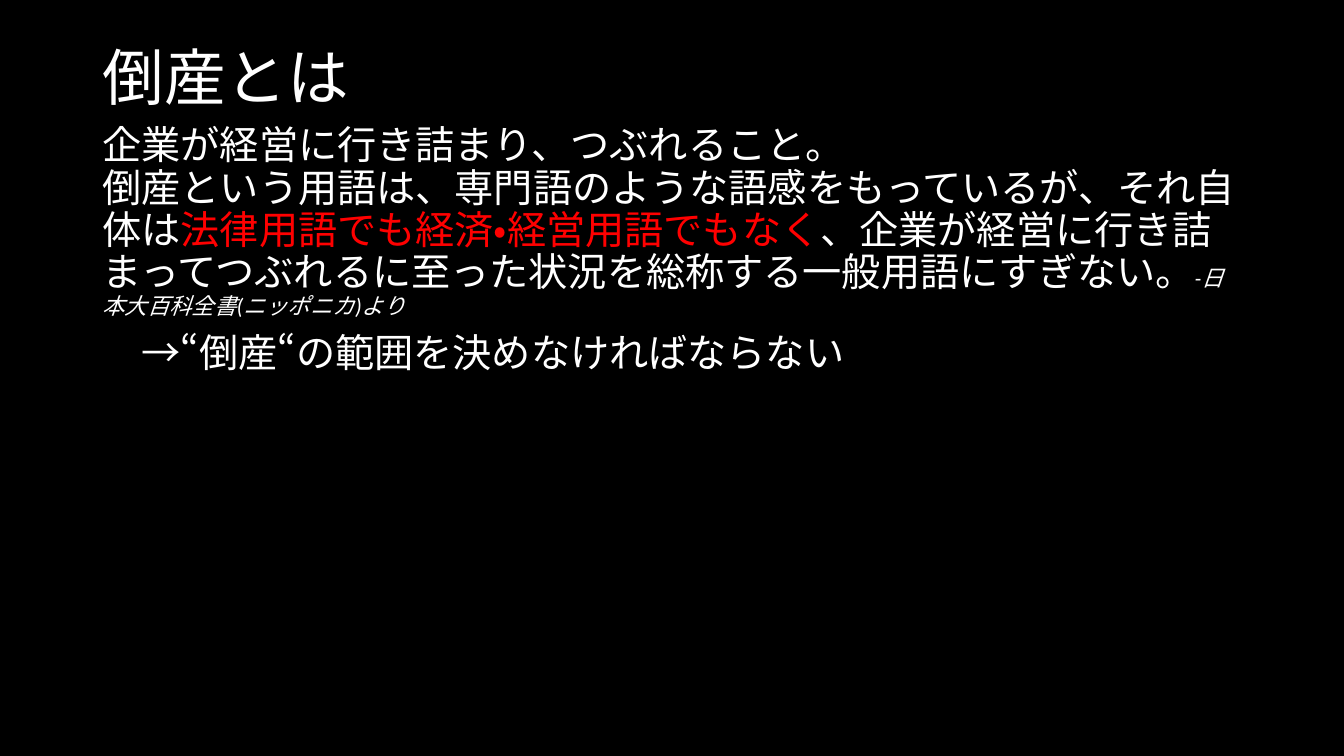
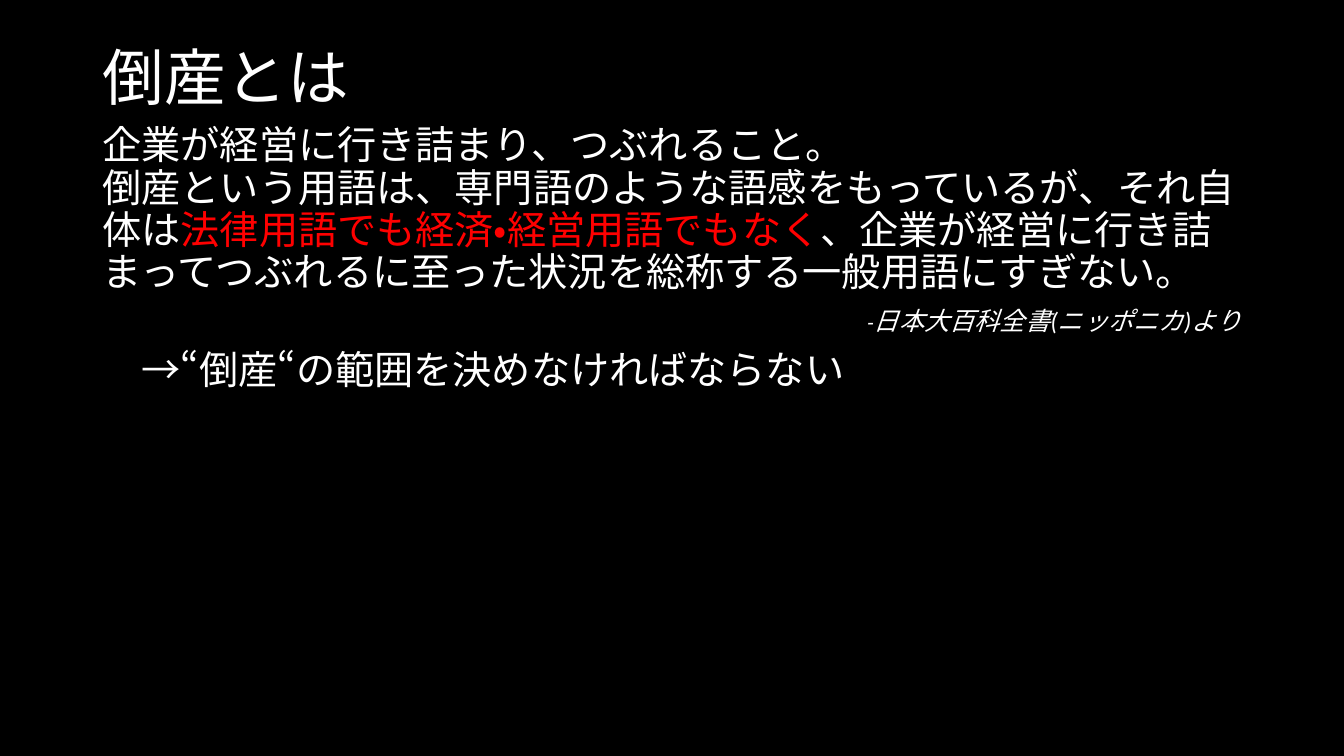
Before and after one commit to MAGA-Phantom/OperationSotsuron, a slide deck: slide 7 of 倒産の研究(仮).pptx (slide 6 before the commit). Drawn at 1344x756 pixels with LibreOffice and Linux fonts; fonts in the diff are those of the drawing. Boxes give left, top, right and bottom in pixels: in the first picture for what was removed or moved away, otherwise in the second. Text is boxed around its words. In the diff, an @@ line names an element or a change of style, - is before the commit and + after.

```diff
--- a/倒産の研究(仮).pptx
+++ b/倒産の研究(仮).pptx
@@ text at bbox=[102, 126, 1242, 332]: text changed @@
-企業が経営に行き詰まり、つぶれること。
-倒産という用語は、専門語のような語感をもっているが、それ自体は法律用語でも経済・経営用語でもなく、企業が経営に行き詰まってつぶれるに至った状況を総称する一般用語にすぎない。-日本大百科全書(ニッポニカ)より
+企業が経営に行き詰まり、つぶれること。
+倒産という用語は、専門語のような語感をもっているが、それ自体は法律用語でも経済・経営用語でもなく、企業が経営に行き詰まってつぶれるに至った状況を総称する一般用語にすぎない。
+-日本大百科全書(ニッポニカ)より
```
Also in this commit, not shown: 6 other slides changed, 5 slides added.
